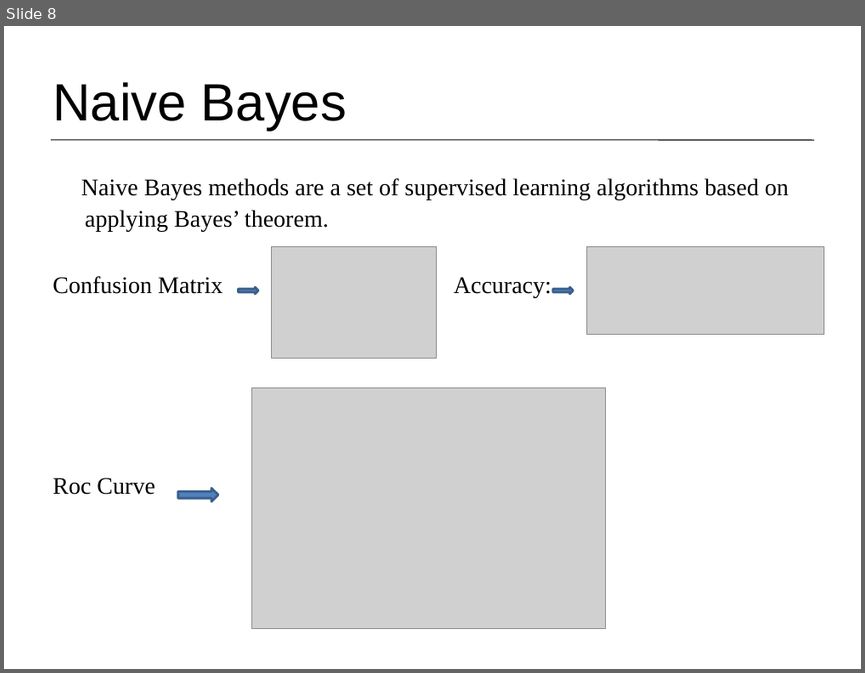
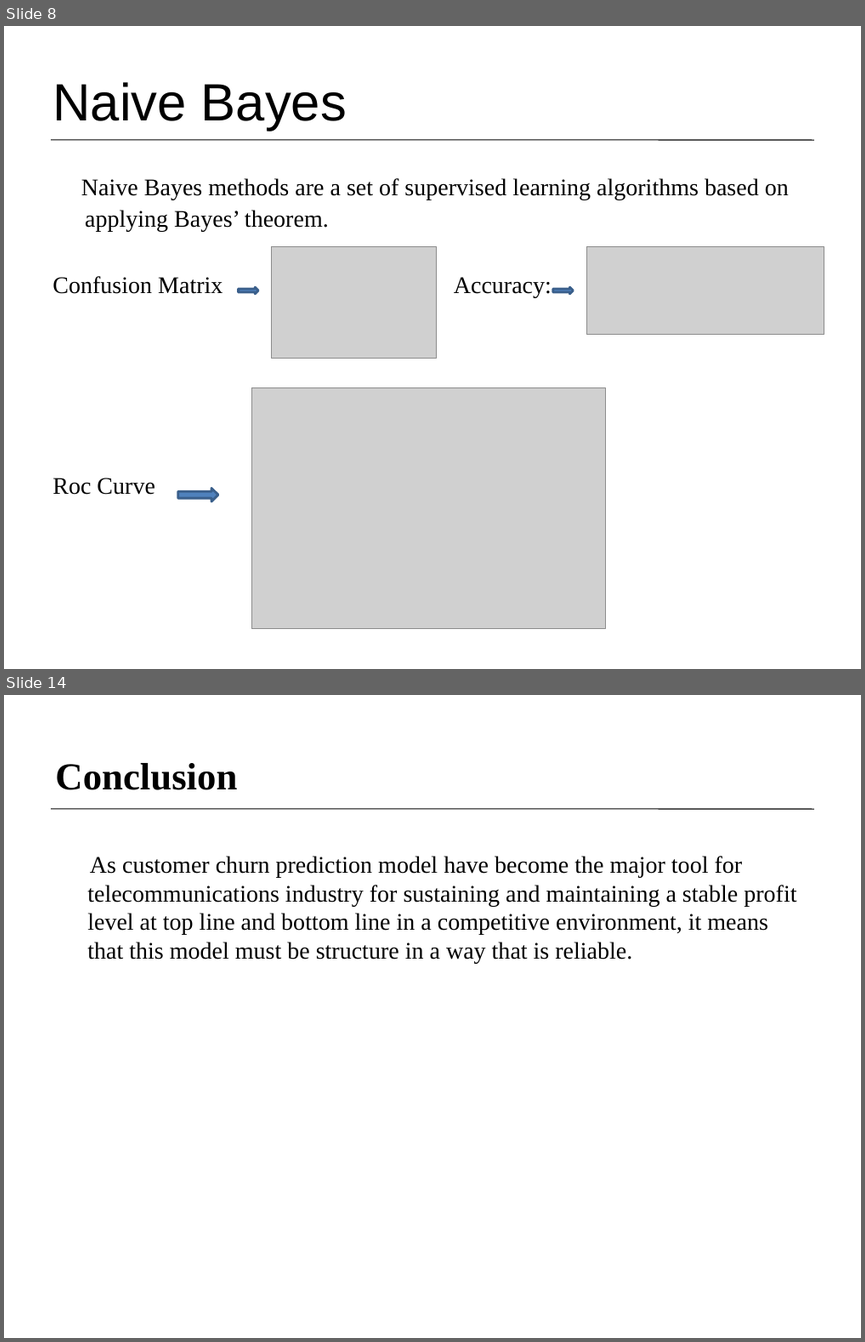
Before and after one commit to Customer-Churn-Prediction/Project-Machine-Learning, a slide deck: Customer Churn Prediction In Telecom Industry.pptx. Shown one above the other, each under a label of ours: slide 8 before the commit, slides 8 and 14 after it; the slides between them are not shown. The pictures are 865x673 and 865x1342 pixels, drawn with LibreOffice and Linux fonts; fonts in the diff are those of the drawing; grey boxes stand for pictures. Boxes give left, top, right and bottom in pixels: in the first picture for what was removed or moved away, otherwise in the second. Text is boxed around its words. In the diff, an @@ line names an element or a change of style, - is before the commit and + after.

```diff
--- a/Customer Churn Prediction In Telecom Industry.pptx
+++ b/Customer Churn Prediction In Telecom Industry.pptx
@@ slide 14 added at (x1=4, y1=695, x2=861, y2=1338), background #FFFFFF @@
@@ title added at (x1=55, y1=763, x2=237, y2=790), 32 pt, text #000000, bold @@
+  Conclusion
@@ line added from (51, 809) to (814, 809), #000000 0.75 pt @@
@@ text added at (x1=87, y1=856, x2=796, y2=963), 20 pt, text #000000 @@
+As customer churn prediction model have become the major tool for telecommunications industry for sustaining and maintaining a stable profit level at top line and bottom line in a competitive environment, it means that this model must be structure in a way that is reliable.
```
Also in this commit, not shown: 3 slides changed, 8 other slides added, 1 slide removed.
